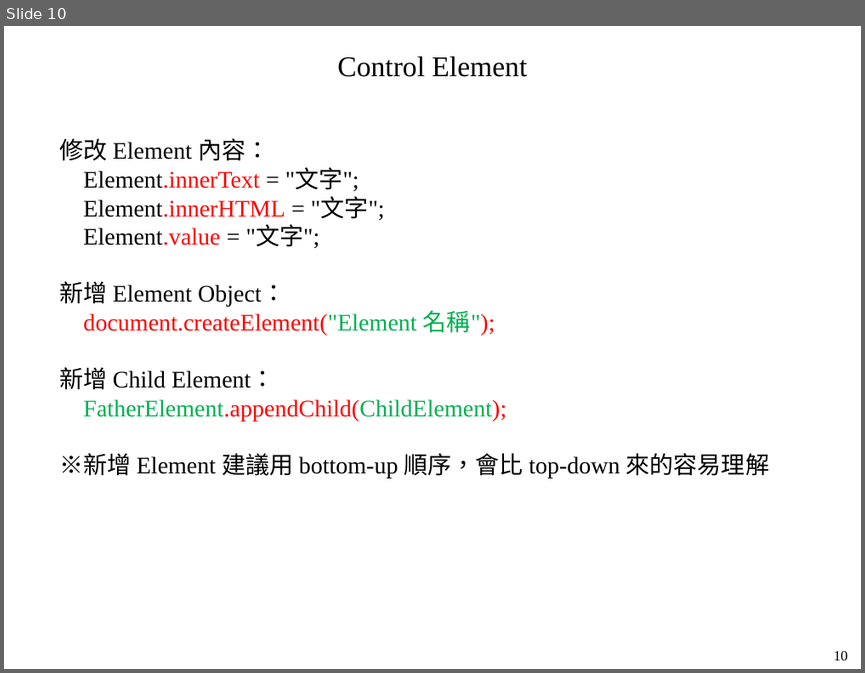
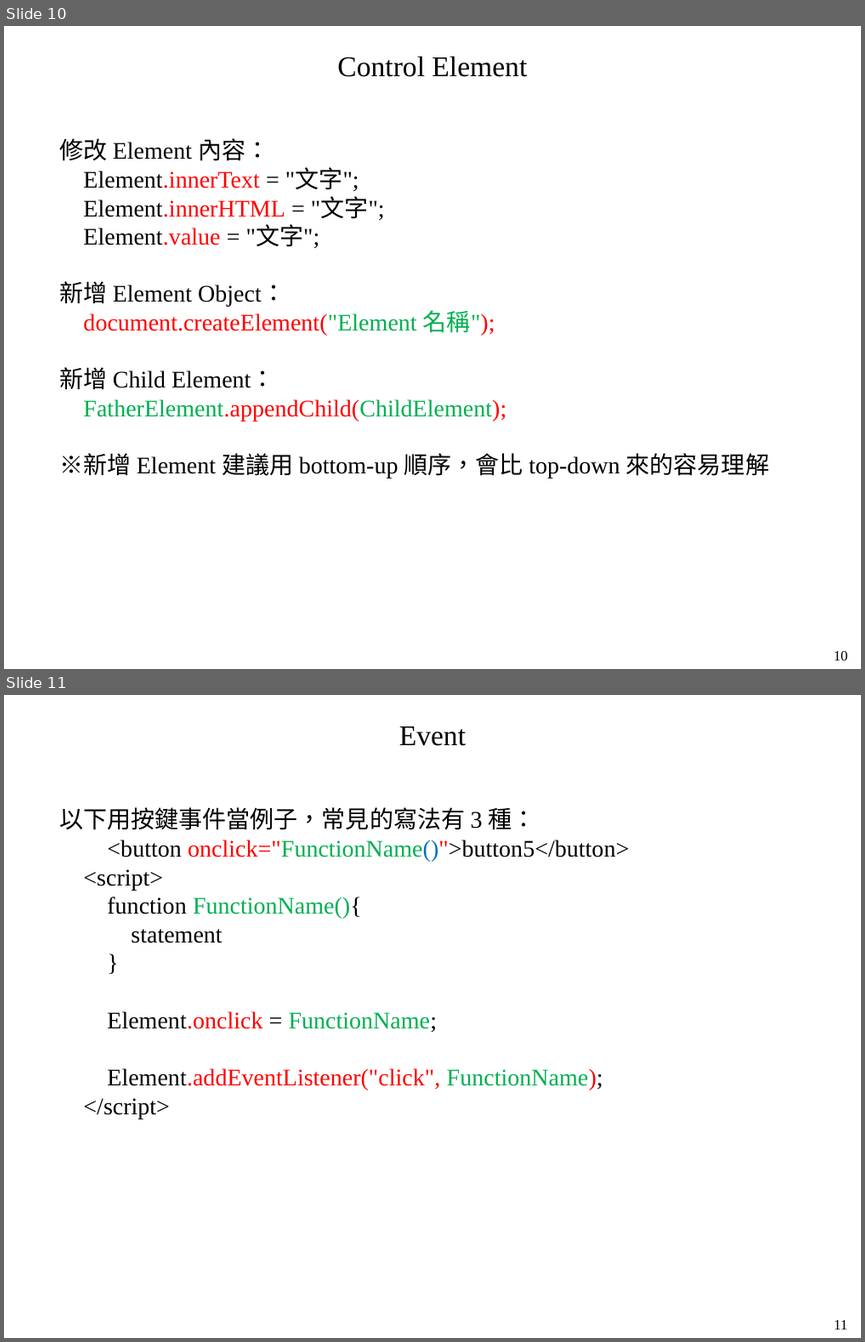
Before and after one commit to mar120434/2021_web_tutor, a slide deck: 動態網頁.pptx. Shown one above the other, each under a label of ours: slide 10 before the commit, slides 10 and 11 after it. The pictures are 865x673 and 865x1342 pixels, drawn with LibreOffice and Linux fonts; fonts in the diff are those of the drawing. Boxes give left, top, right and bottom in pixels: in the first picture for what was removed or moved away, otherwise in the second. Text is boxed around its words. In the diff, an @@ line names an element or a change of style, - is before the commit and + after.

```diff
--- a/動態網頁.pptx
+++ b/動態網頁.pptx
@@ slide 11 added at <box>4,695,861,1338</box>, background #FFFFFF @@
@@ text added at <box>399,726,466,746</box>, 24 pt, text #000000 @@
+Event
@@ text added at <box>59,807,629,1118</box>, 20 pt, text #000000 @@
+以下用按鍵事件當例子，常見的寫法有 3 種：
+<button onclick="FunctionName()">button5</button>
+<script>
+function FunctionName(){
+statement
+}
+Element.onclick = FunctionName;
+Element.addEventListener("click", FunctionName);
+</script>
@@ text added at <box>834,1320,847,1329</box>, 12 pt, text #000000 @@
+11
```
Also in this commit, not shown: 1 other slide added, 1 other file.
